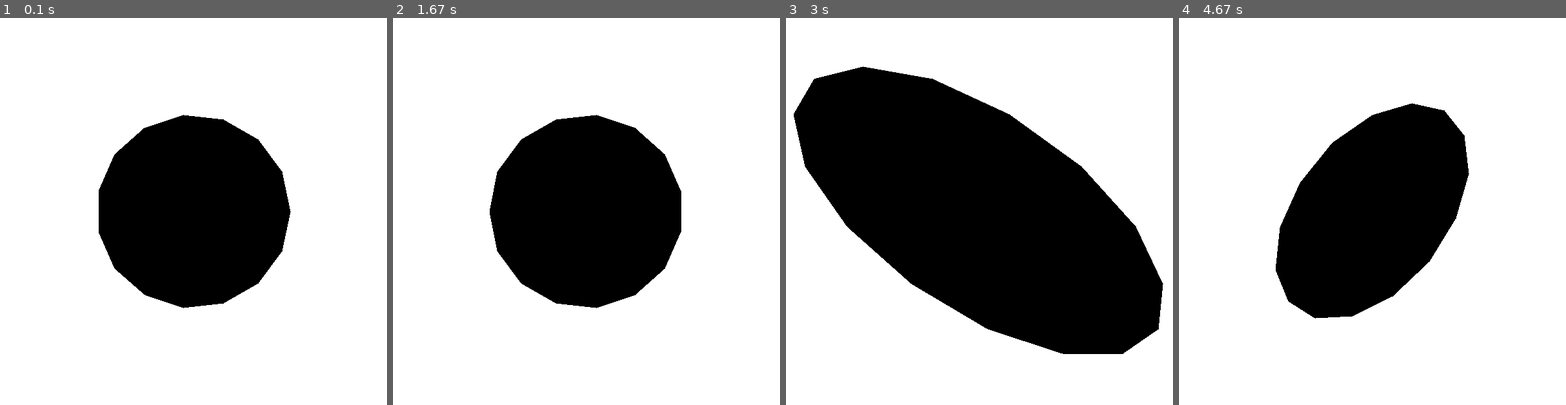
Above: before the commit, frames 1-4 (left to right).
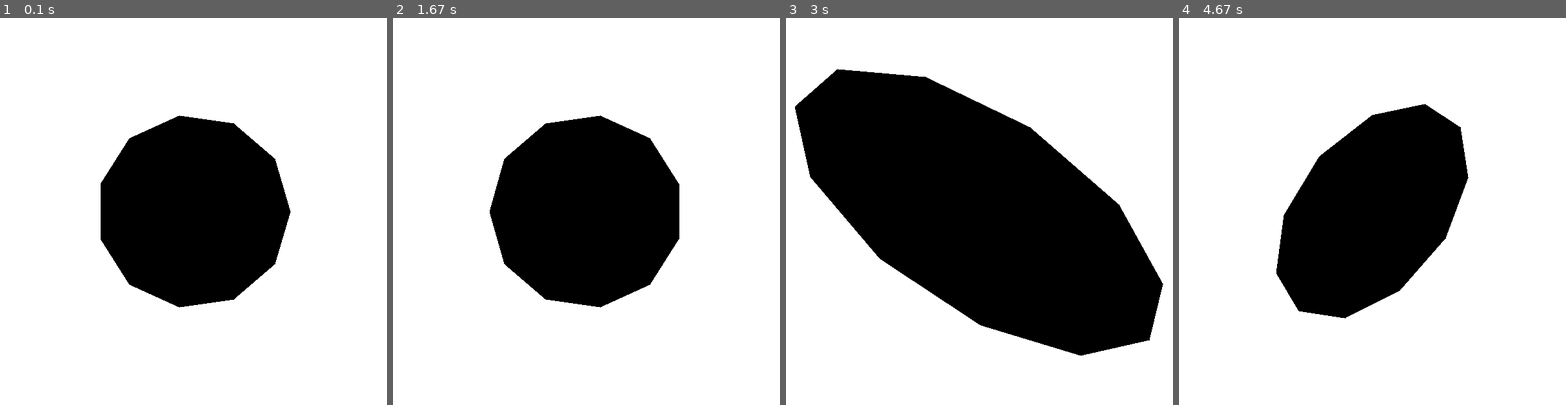
Above: after the commit, the same moments.

Repository: Kkasperek01/Grafika-2d
Game: pygame game, started from zad1_pygame.py
The game is run twice, just before and just after one commit, with the same random seed, the same clock (stepped at 60 frames per second) and the same inputs.
Inputs:
- Up to frame 1 (0.1 s): no input
- Up to frame 2 (1.67 s): tap 7 at 0.33 s; tap 9 at 0.67 s; tap 1 at 1.5 s
- Up to frame 3 (3 s): tap 0 at 1.83 s; tap 2 at 2.67 s
- Up to frame 4 (4.67 s): tap one key every 0.33 s from 3 s: 9 3 4 5 6

The runs differ from the first frame. In frame 1, 0.6% of the frame differs, in the area x 25-75%, y 25-75%; in frame 2, 0.6%; in frame 3, 1.4%, in the area x 2-98%, y 12-88%; in frame 4, 0.6%.

Commit message:
Update zad1_pygame.py

Diff:
--- a/zad1_pygame.py
+++ b/zad1_pygame.py
@@ -5,7 +5,7 @@
 
 screen_width, screen_height = 600, 600
 screen = pygame.display.set_mode((screen_width, screen_height))
-pygame.display.set_caption('Transformacje 15-kąta')
+pygame.display.set_caption('Transformacje 11-kąta')
 
 WHITE = (255, 255, 255)
 BLACK = (0, 0, 0)
@@ -134,9 +134,9 @@
         flip_horizontal = False
         position_offset = (0, 0)
 
-    # Zmieniamy liczbę kątów na 15
+
     draw_polygon(
-        screen, BLACK, 15, 150,
+        screen, BLACK, 11, 150,
         (300 + position_offset[0], 300 + position_offset[1]),
         angle_offset, vertical_scale, horizontal_scale,
         vertical_shear, horizontal_shear,
